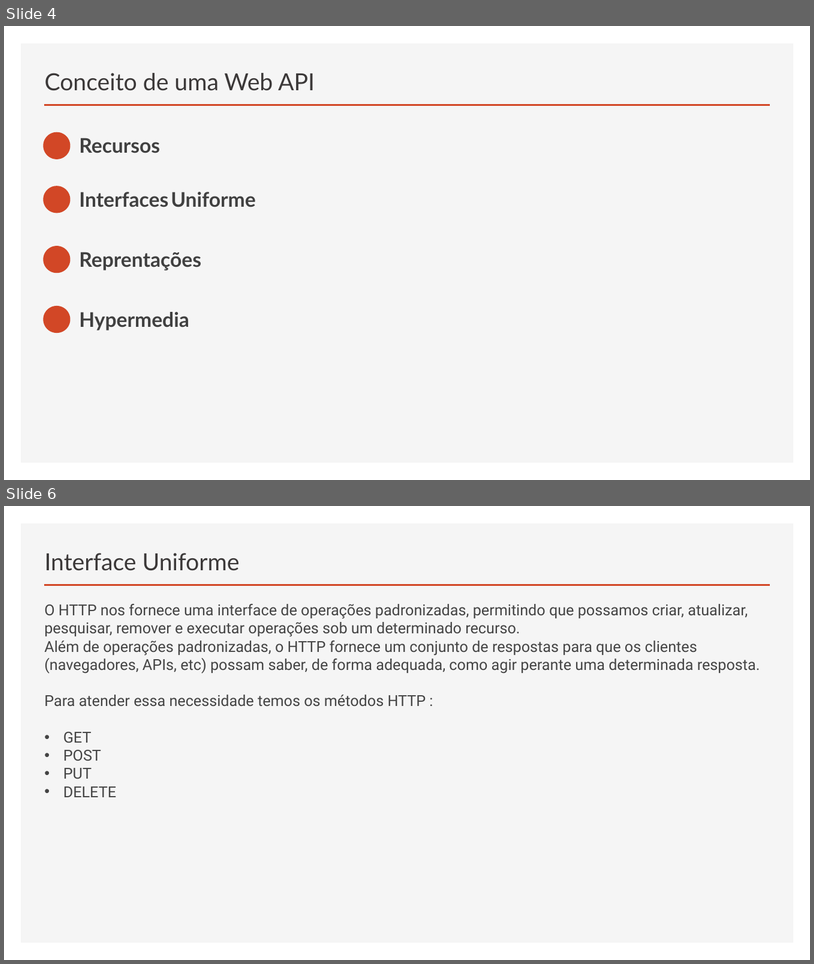
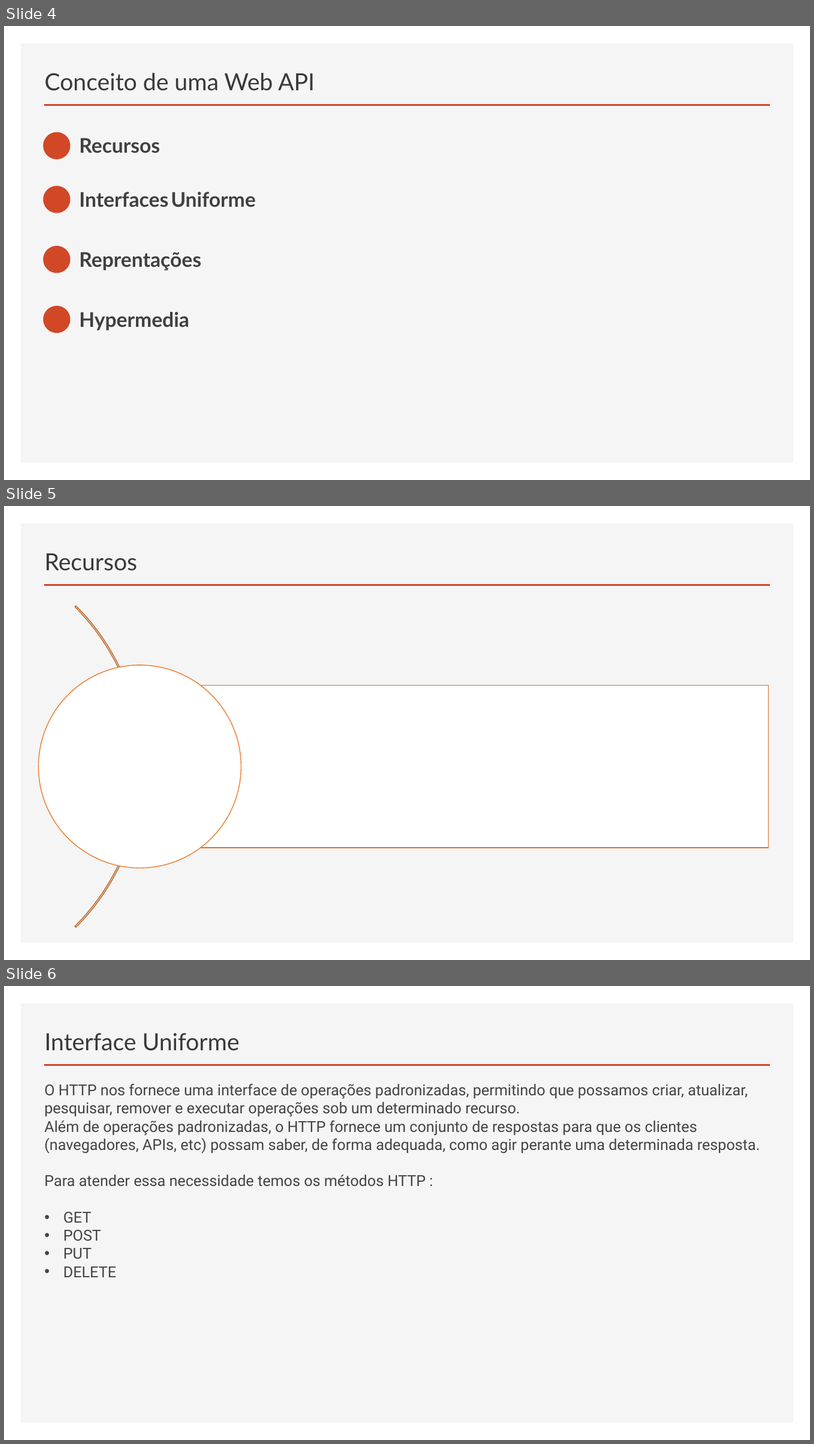
Before and after one commit to govinda777/Curso_Web_API_DOC, a slide deck: Curso Web API Parte 1.pptx. Shown one above the other, each under a label of ours: slides 4 and 6 before the commit, slides 4, 5 and 6 after it; the slides between them are not shown. The pictures are 814x964 and 814x1444 pixels, drawn with LibreOffice and Linux fonts; fonts in the diff are those of the drawing. Boxes give left, top, right and bottom in pixels: in the first picture for what was removed or moved away, otherwise in the second. Text is boxed around its words. In the diff, an @@ line names an element or a change of style, - is before the commit and + after.

```diff
--- a/Curso Web API Parte 1.pptx
+++ b/Curso Web API Parte 1.pptx
@@ slide 5 added at (4, 506, 810, 960), background #FFFFFF; not listed: 2 template elements that a slide beside it also shows @@
@@ arch (boxed as its full ring) added at (4, 539, 143, 960), outline #BE6427 1 pt @@
@@ title added at (45, 553, 138, 571), 28 pt, text #3B3838 @@
+Recursos
@@ ellipse added at (38, 665, 241, 868), fill #FFFFFF, outline #ED7D31 1 pt @@
@@ rectangle added at (140, 685, 769, 847), fill #FFFFFF, outline #D7712C 1 pt @@
```
Also in this commit, not shown: 3 slides changed, 2 slides removed, 2 other files.
